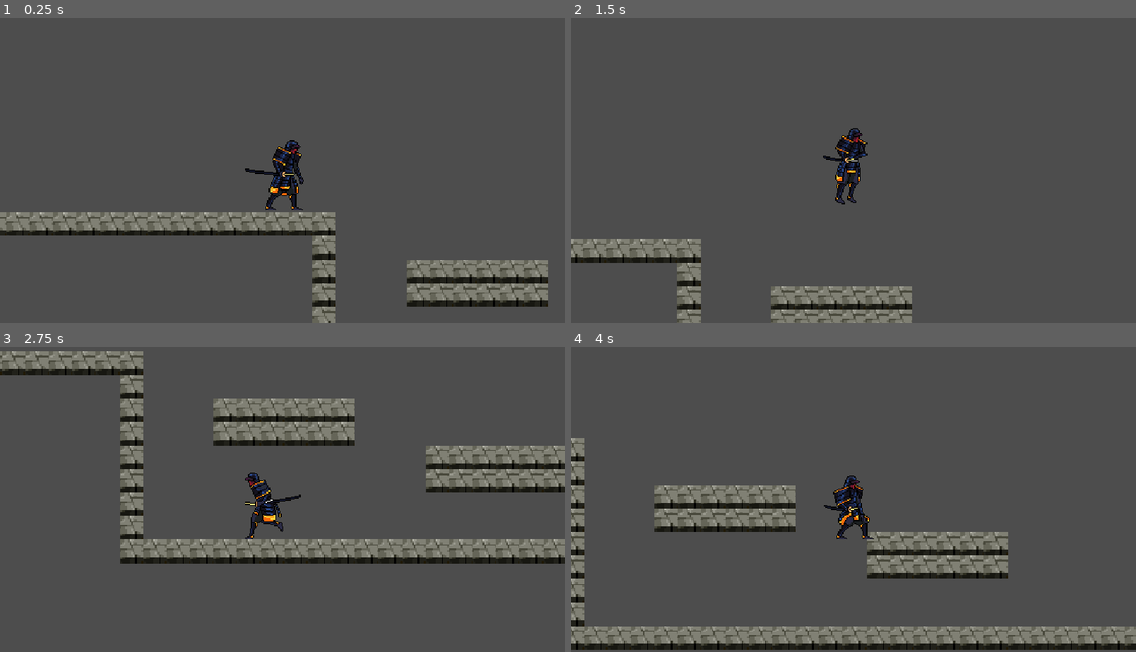
Above: before the commit, frames 1-4 (two rows, left to right).
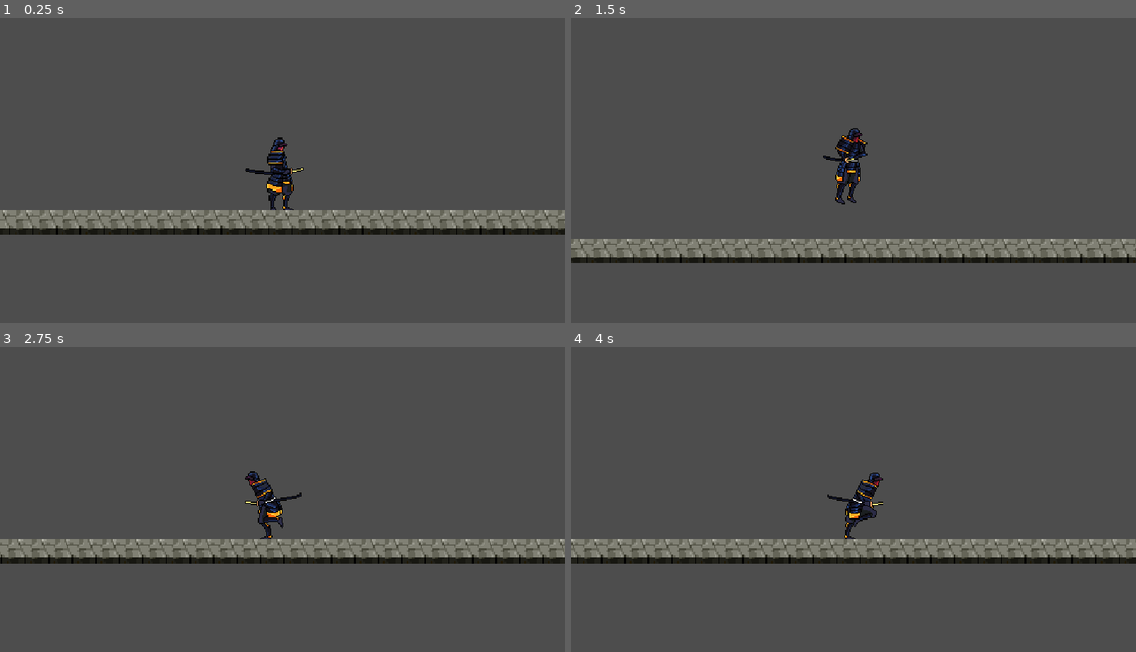
Above: after the commit, the same moments.

Repository: lmitsuol/UNISOULS
Game: Godot game, scene res://Player/cidade.tscn
Two runs of this game, one before a commit and one after it. Both use one fixed random seed, a clock stepped at 60 frames per second and the inputs below. This scene is started directly instead of the project's main scene.
Inputs:
- Up to frame 1 (0.25 s): no input
- Up to frame 2 (1.5 s): hold Right (ui_right) from 0.53 s (still down); tap X (Atacar) at 0.6, 1.35 s; tap Up (ui_up) at 0.77 s
- Up to frame 3 (2.75 s): tap Up (ui_up) at 1.52 s; release Right (ui_right) at 2.03 s; hold Left (ui_left) from 2.03 s (still down); tap X (Atacar) at 2.1 s
- Up to frame 4 (4 s): release Left (ui_left) at 2.78 s; hold Right (ui_right) from 2.78 s (still down); tap X (Atacar) at 2.85, 3.6 s; tap Up (ui_up) at 3.02, 3.77 s

The runs differ from the first frame. In frame 1, 9.6% of the frame differs, in the area x 0-100%, y 39-100%; in frame 2, 8.1%; in frame 3, 14%; in frame 4, 18%, in the area x 0-100%, y 29-100%.

Commit message:
Add enemy asset files and update player position
Added new .rar asset files for King, Knight, Necromancer, Props, and Striker enemies in the assets/Inimigos directory. Also updated the Player node's position in cidade.tscn, likely to adjust the starting location.

Diff:
--- a/uni-souls-main/Player/cidade.tscn
+++ b/uni-souls-main/Player/cidade.tscn
@@ -404,4 +404,4 @@
 layer_0/tile_data = PackedInt32Array(0, 196608, 2, 1, 196608, 2, 2, 196608, 2, 3, 196608, 2, 4, 196608, 2, 5, 196608, 2 …(10098 unchanged characters)…
 
 [node name="Player" parent="." instance=ExtResource("2_3ket1")]
-position = Vector2(1115, -34)
+position = Vector2(196, -4)
Not shown, added: uni-souls-main/assets/Inimigos/King.rar
Not shown, added: uni-souls-main/assets/Inimigos/Knight.rar
Not shown, added: uni-souls-main/assets/Inimigos/Necromancer.rar
Not shown, added: uni-souls-main/assets/Inimigos/Props.rar
Not shown, added: uni-souls-main/assets/Inimigos/Striker.rar
